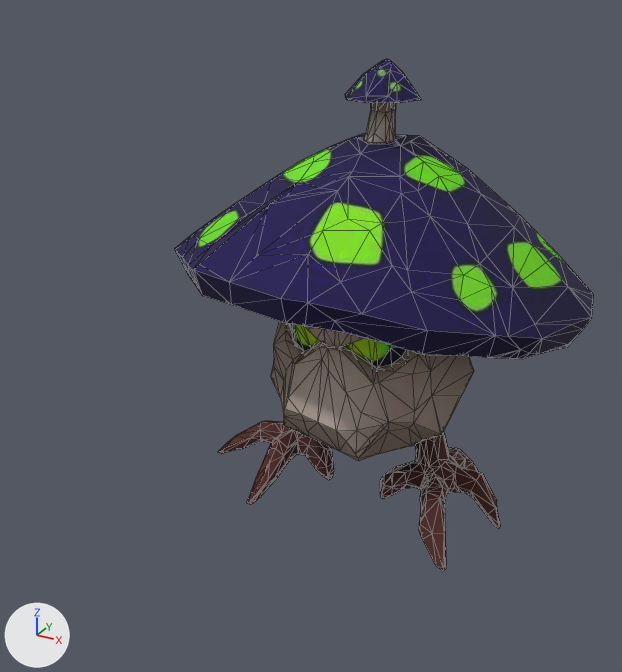
The glTF model ecorce/modeles/m_elite_champignon.glb, before and after one commit.
The view is the same before and after, from a 50 mm lens placed at (0.747, -1.671, 0.686), pointed at (-0.027, -0.265, -0.017). Arrows for +X, +Y and +Z are at lower left; the lights stay in place. The first picture is the older version. Mesh edges are drawn as thin lines. Vertices at exactly the same position are counted once.

In view in the first picture: 'geometry_0'.
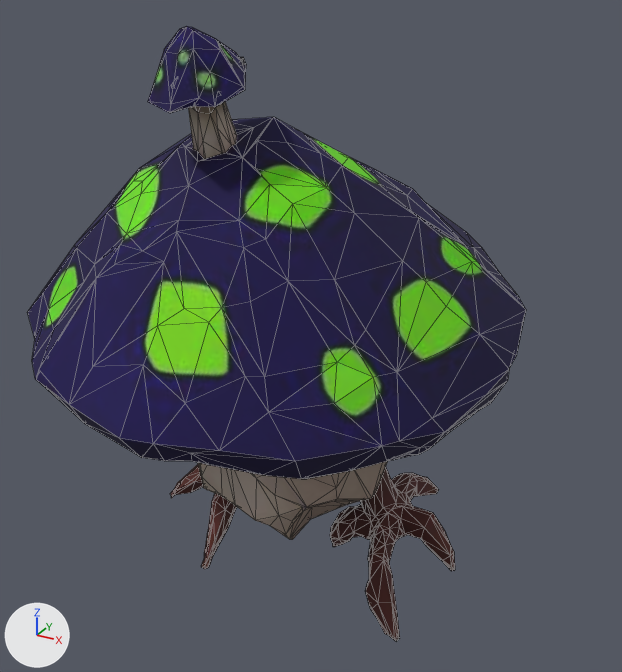
The newer file adds a shape key; the second version is drawn at full value of the shape key 'frappe' of 'geometry_0', and the change is written as the vertex moves it makes.

Boxes (x1, y1, x2, y2) around the edits, measured in the pictures (622 x 672 px):
'geometry_0', reshaped, moved, rescaled (19% wider, 20% taller): before (175, 59, 594, 571); after (28, 26, 526, 642)

The edits, one by one:
me_geometry_0 is used by ob_geometry_0; location (0.002, 0.001, 0.001); scale (0.5, 0.5, 0.5).
me_geometry_0 had 1498 vertices, 3000 faces and spanned x -0.94..0.94, y -0.86..0.86, z -1.0..1.0.
me_geometry_0 now has 1498 vertices, 3000 faces and spans x -0.3..0.52, y -0.55..0.21, z 0.04..1.09.
me_geometry_0 part 1: the whole mesh is multiplied about its middle by the matrix ((0.438, 0.0, 0.0), (0.0, 0.406, -0.198), (0.0, 0.163, 0.495)), then moved by (0.11, -0.15, 0.61).
Object 'geometry_0' (ob_geometry_0) moves from (0.002, 0.001, 0.001) to (-0.115, -0.285, -0.57).
Object 'geometry_0' (ob_geometry_0) is rescaled from (0.5, 0.5, 0.5) to (1.07, 1.07, 1.07).
